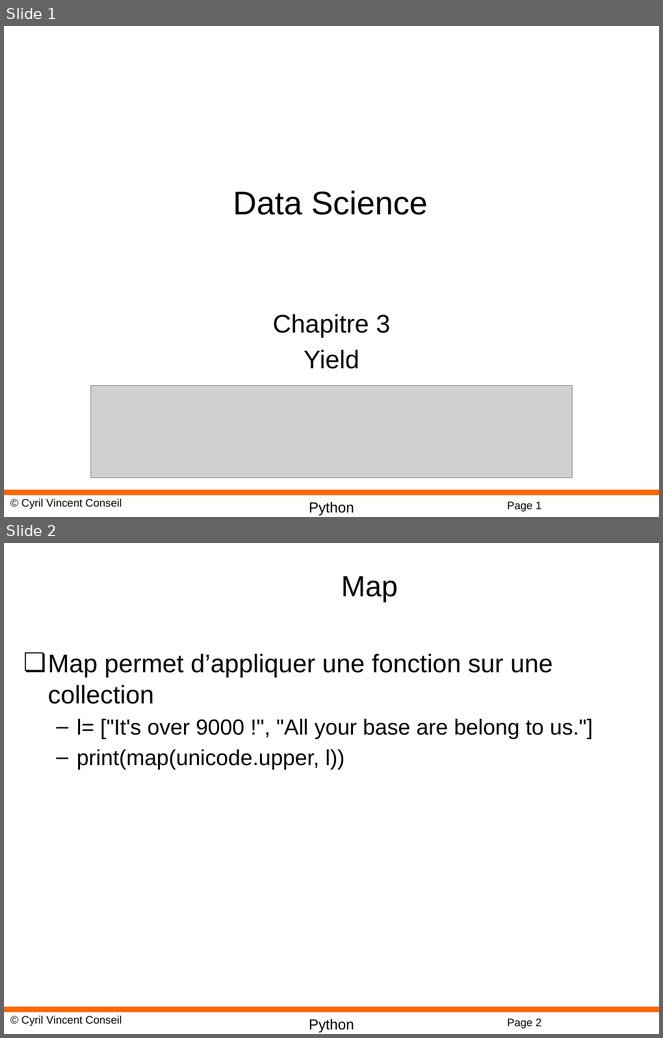
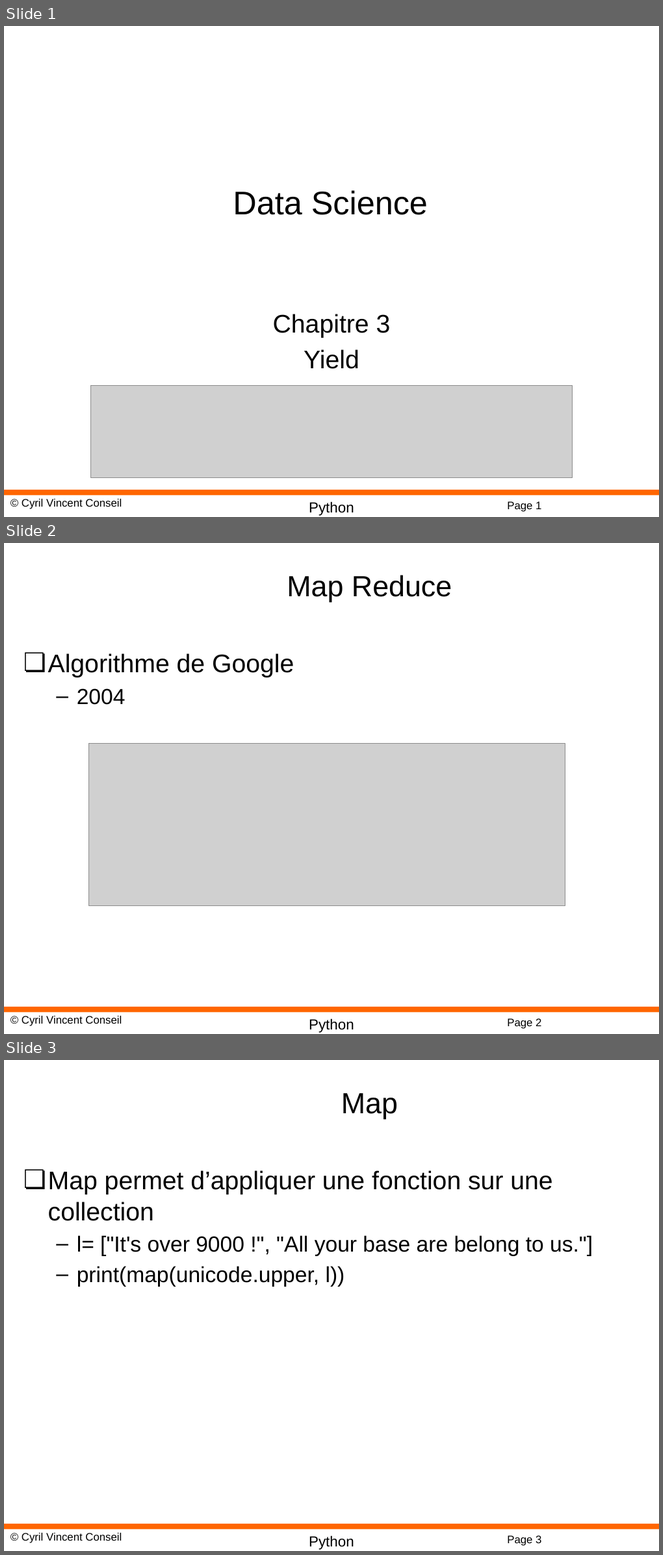
Before and after one commit to cyrilvincent/math, a slide deck: ppt/PythonMath03-Yield.pptx. Shown one above the other, each under a label of ours: slides 1 and 2 before the commit, slides 1, 2 and 3 after it. The pictures are 663x1038 and 663x1555 pixels, drawn with LibreOffice and Linux fonts; fonts in the diff are those of the drawing; grey boxes stand for pictures; background and template pictures are left out. Boxes give left, top, right and bottom in pixels: in the first picture for what was removed or moved away, otherwise in the second. Text is boxed around its words. In the diff, an @@ line names an element or a change of style, - is before the commit and + after.

```diff
--- a/ppt/PythonMath03-Yield.pptx
+++ b/ppt/PythonMath03-Yield.pptx
@@ slide 2 added at <box>4,543,659,1034</box>, background #FFFFFF; not listed: 4 template elements that a slide beside it also shows @@
@@ title added at <box>287,575,452,602</box>, 32 pt, text #000000 @@
+Map Reduce
@@ text added at <box>48,653,294,705</box>, 28 pt, text #000000 @@
+❏ Algorithme de Google
+  – 2004
@@ picture added at <box>89,743,566,906</box> @@
@@ what was slide 2 is now slide 3 @@
@@ page number at <box>507,1536,542,1546</box>: text changed @@
-Page 2
+Page 3
```
Also in this commit, not shown: 2 other files.
